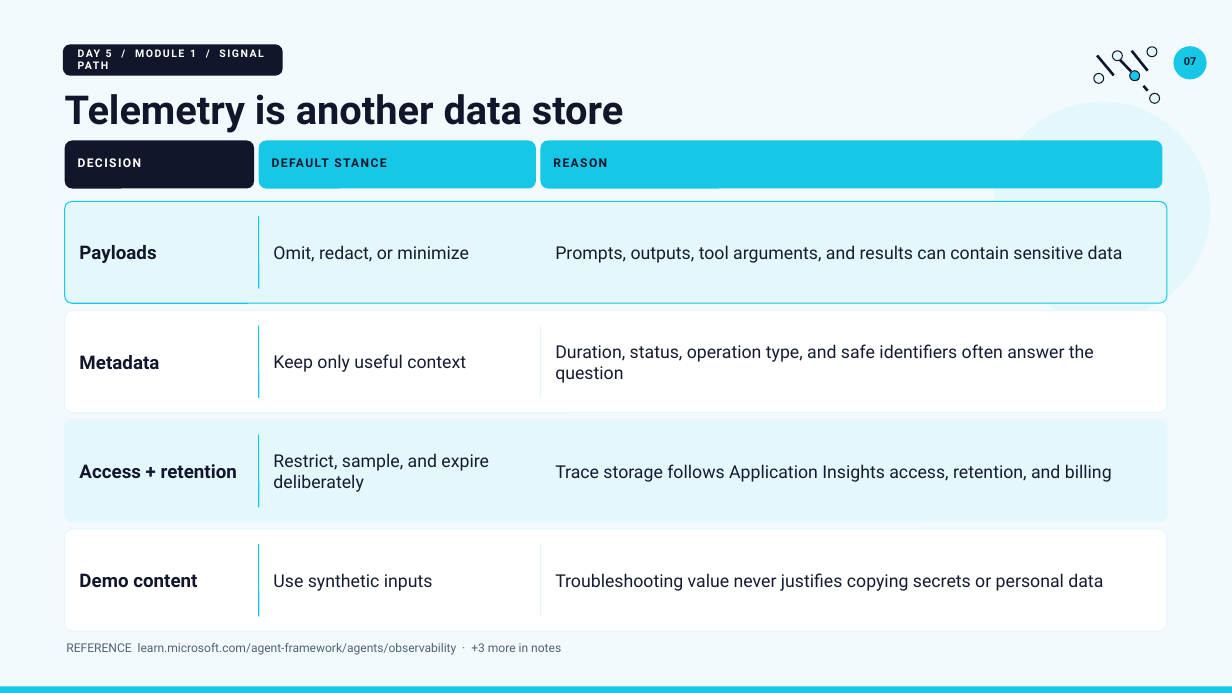
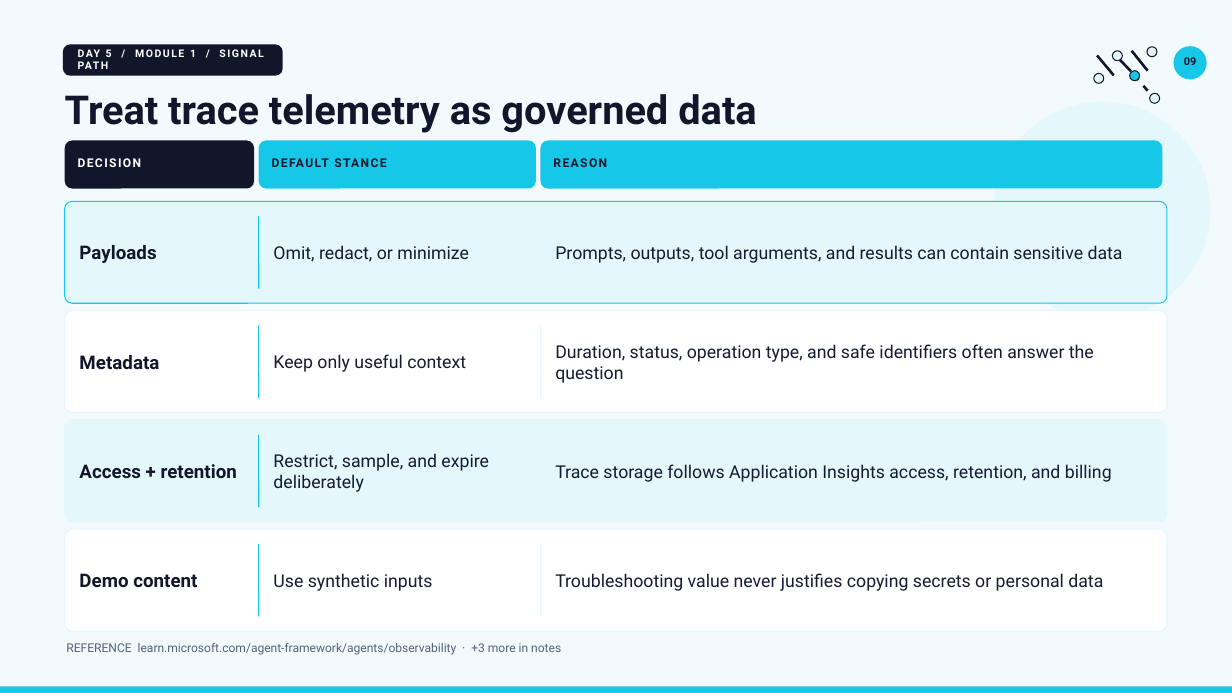
Before and after one commit to JimPiquant/Building-AI-Apps-and-Agents, a slide deck: slide 9 of decks/day5/module-1-observability-tracing.pptx (slide 7 before the commit). Drawn at 1232x693 pixels with LibreOffice and Linux fonts; fonts in the diff are those of the drawing. Boxes give left, top, right and bottom in pixels: in the first picture for what was removed or moved away, otherwise in the second. Text is boxed around its words. In the diff, an @@ line names an element or a change of style, - is before the commit and + after.

```diff
--- a/decks/day5/module-1-observability-tracing.pptx
+++ b/decks/day5/module-1-observability-tracing.pptx
@@ text at [1184,57,1197,65]: text changed @@
-07
+09
@@ text at [65,94,756,133]: text changed @@
-Telemetry is another data store
+Treat trace telemetry as governed data
```
Also in this commit, not shown: 8 other slides changed, 2 slides added, 9 other files.
